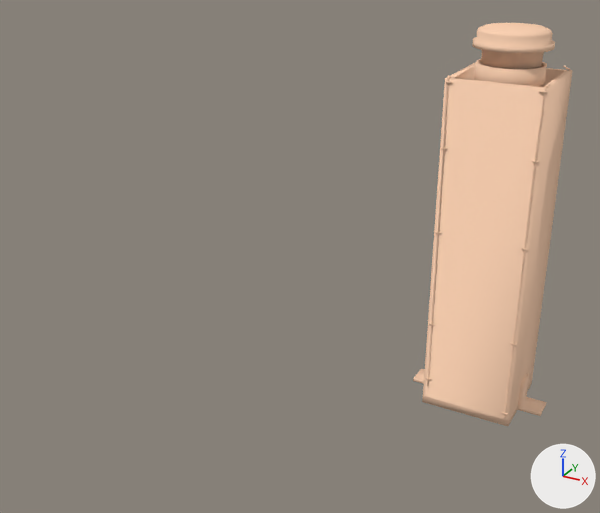
Renders of the Blender file models/editor/retro/ped_btn/ped_btn.blend from each side of a commit.
The view is the same before and after, from a camera (50 mm lens) standing at (37.5, -94.8, 28.7) and looking at (-26.3, 21.2, -29.3). Arrows for +X, +Y and +Z are at lower right; the lights stay in place.

The first picture shows 'bee2_under_ped_button_ref'.
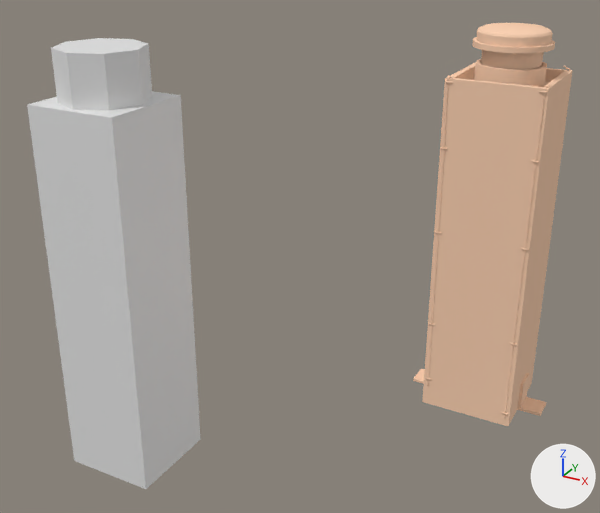
Commit message: Update retro pedestal button editor model

What differs and where, as boxes (x1, y1, x2, y2) in the pictures (600 x 513 px):
'sel_mesh', shown
    after: (27, 38, 201, 489)
part 1 of me_underground_testchamber_button_reference, shading changed
    both: (413, 23, 573, 426)

The change, as a list of edits to the scene's bpy script:
```text
Change me_underground_testchamber_button_reference:
    where me_underground_testchamber_button_reference.from_pydata(...)  # 1379 vertices, 1335 faces; spans x -13.1..13.1, y 39.0..57.0, z -64.0..7.9
    used by ob_bee2_under_ped_button_ref; location = (0.0, 0.0, 0.0)
    me_underground_testchamber_button_reference part 1: edges marked sharp go from 0 to 1397
Change ob_sel_mesh:
    ob_sel_mesh.scale: (0.00781, 0.00781, 0.00781) -> (1.0, 1.0, 1.0)
    remove ob_sel_mesh.hide_viewport = True
```
